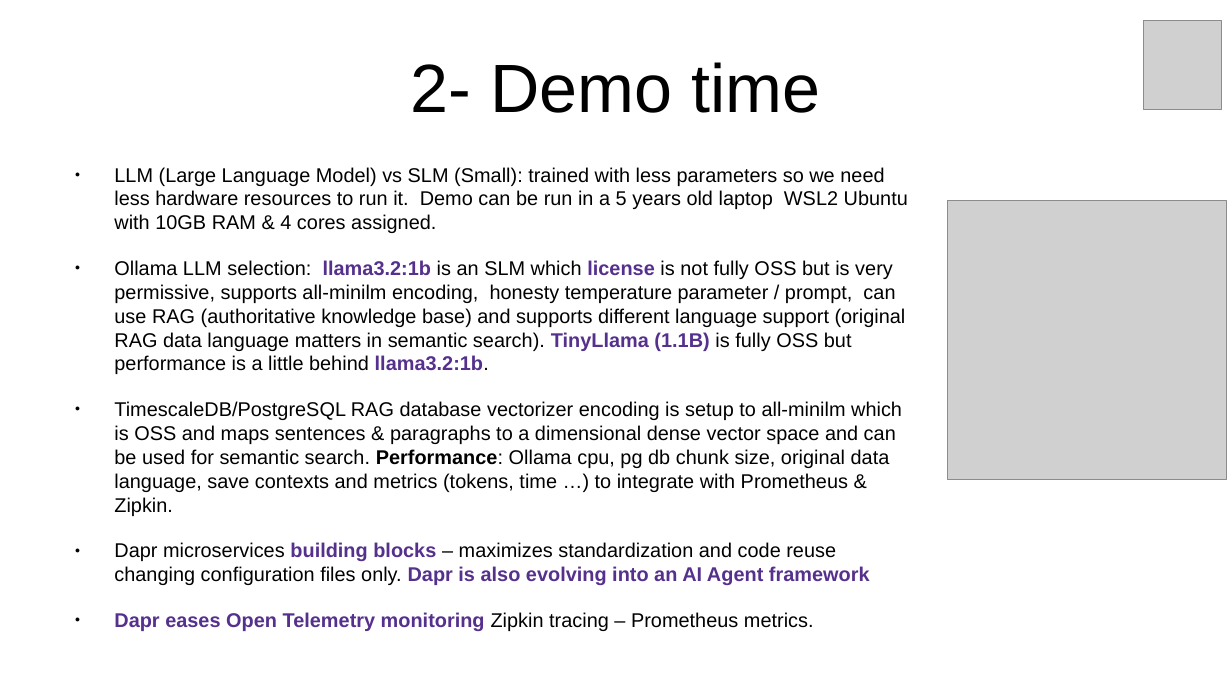
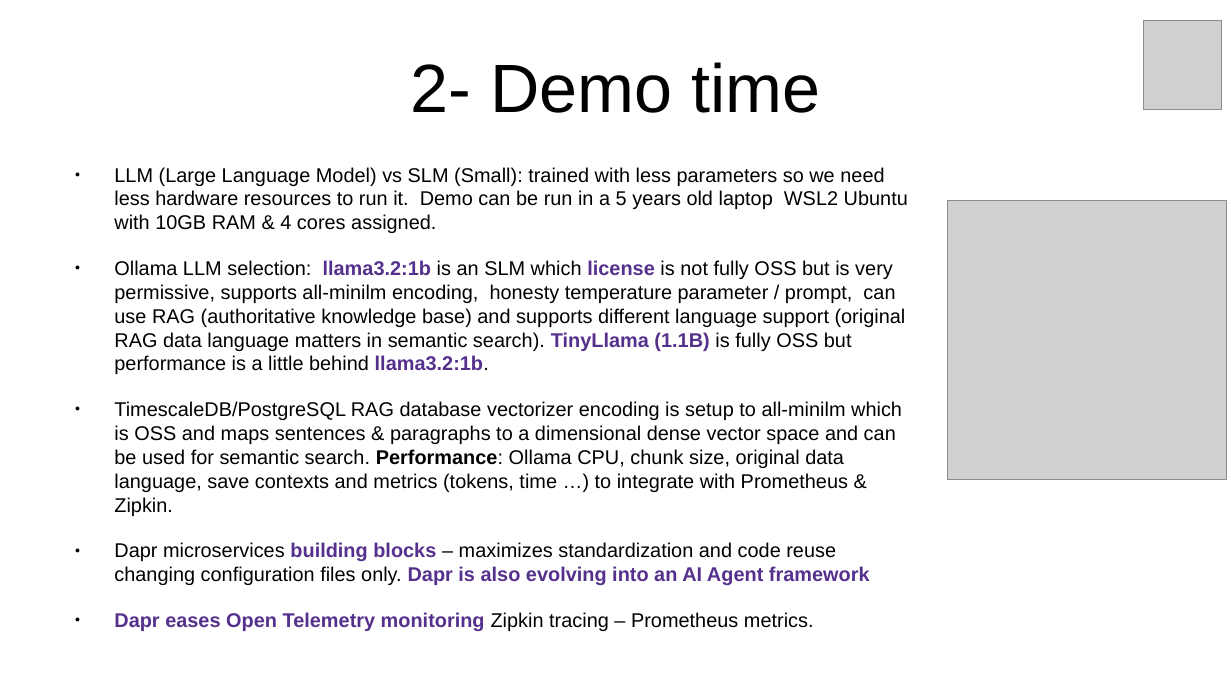
Before and after one commit to inigokintana/homelab-2-prod-ai-golden-path, a slide deck: slide 5 of docs/Presentation-homelab-2-prod-ai-golden-path.odp. Drawn at 1232x693 pixels with LibreOffice and Linux fonts; fonts in the diff are those of the drawing; grey boxes stand for pictures. Boxes give left, top, right and bottom in pixels: in the first picture for what was removed or moved away, otherwise in the second. Text is boxed around its words. In the diff, an @@ line names an element or a change of style, - is before the commit and + after.

```diff
--- a/docs/Presentation-homelab-2-prod-ai-golden-path.odp
+++ b/docs/Presentation-homelab-2-prod-ai-golden-path.odp
@@ text at bbox=[114, 401, 902, 516]: text changed @@
-● TimescaleDB/PostgreSQL RAG database vectorizer encoding is setup to all-minilm which is OSS and maps sentences & paragraphs to a dimensional dense vector space and can be used for semantic search. Performance: Ollama cpu, pg db chunk size, original data language, save contexts and metrics (tokens, time …) to integrate with Prometheus & Zipkin.
+● TimescaleDB/PostgreSQL RAG database vectorizer encoding is setup to all-minilm which is OSS and maps sentences & paragraphs to a dimensional dense vector space and can be used for semantic search. Performance: Ollama CPU, chunk size, original data language, save contexts and metrics (tokens, time …) to integrate with Prometheus & Zipkin.
```
Also in this commit, not shown: 5 other slides changed, 5 other files.
